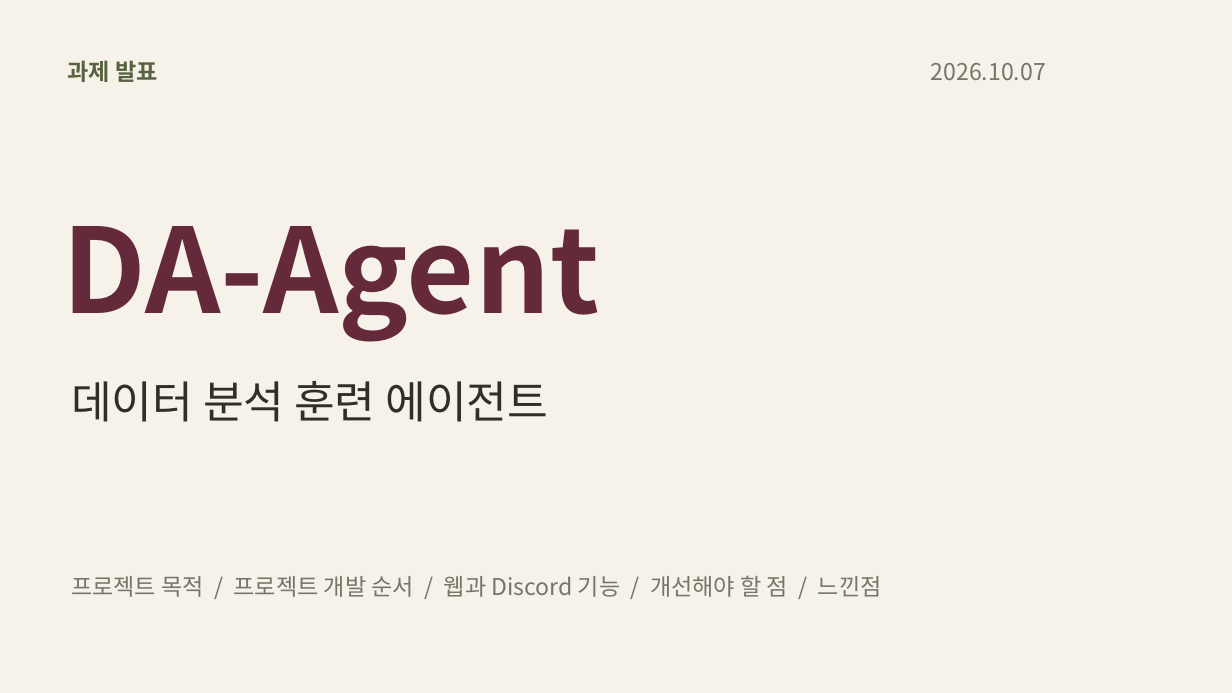
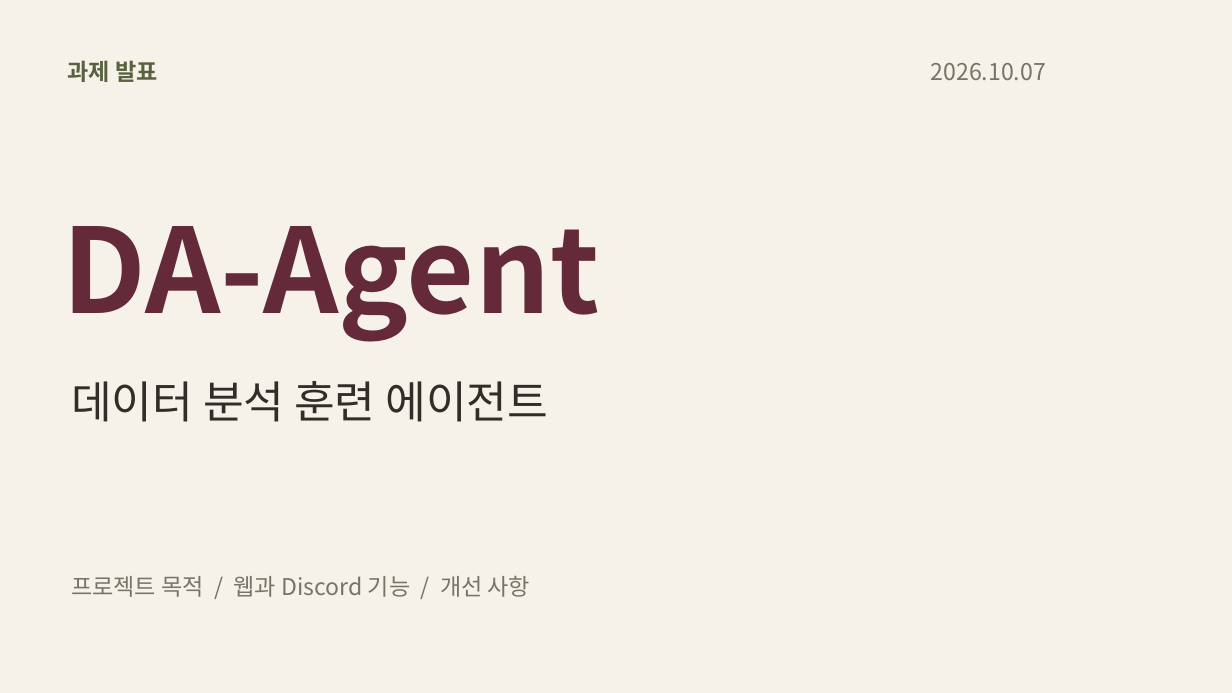
Before and after one commit to skh001218/DA-Agent, a slide deck: slide 1 of DA-Agent Project.pptx. Drawn at 1232x693 pixels with LibreOffice and Linux fonts; fonts in the diff are those of the drawing. Boxes give left, top, right and bottom in pixels: in the first picture for what was removed or moved away, otherwise in the second. Text is boxed around its words. In the diff, an @@ line names an element or a change of style, - is before the commit and + after.

```diff
--- a/DA-Agent Project.pptx
+++ b/DA-Agent Project.pptx
@@ text at [71, 576, 531, 597]: text changed @@
-프로젝트 목적 / 프로젝트 개발 순서 / 웹과 Discord 기능 / 개선해야 할 점 / 느낀점
+프로젝트 목적 / 웹과 Discord 기능 / 개선 사항
```
Also in this commit, not shown: 8 other slides changed, 3 slides removed, 1 other file.
